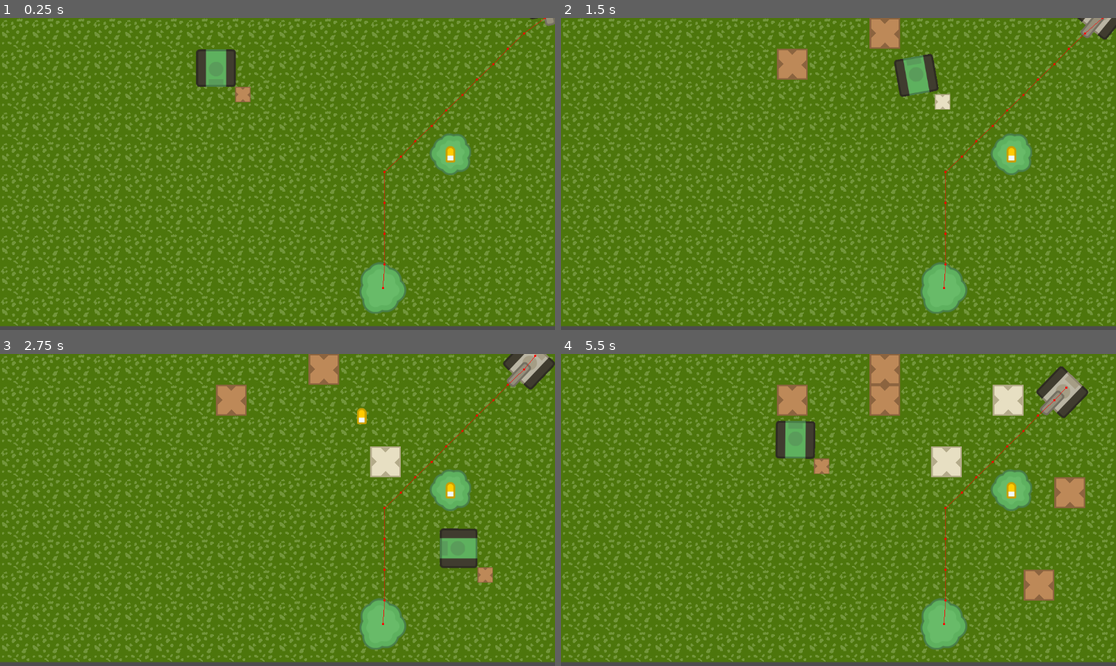
Above: before the commit, frames 1-4 (two rows, left to right).
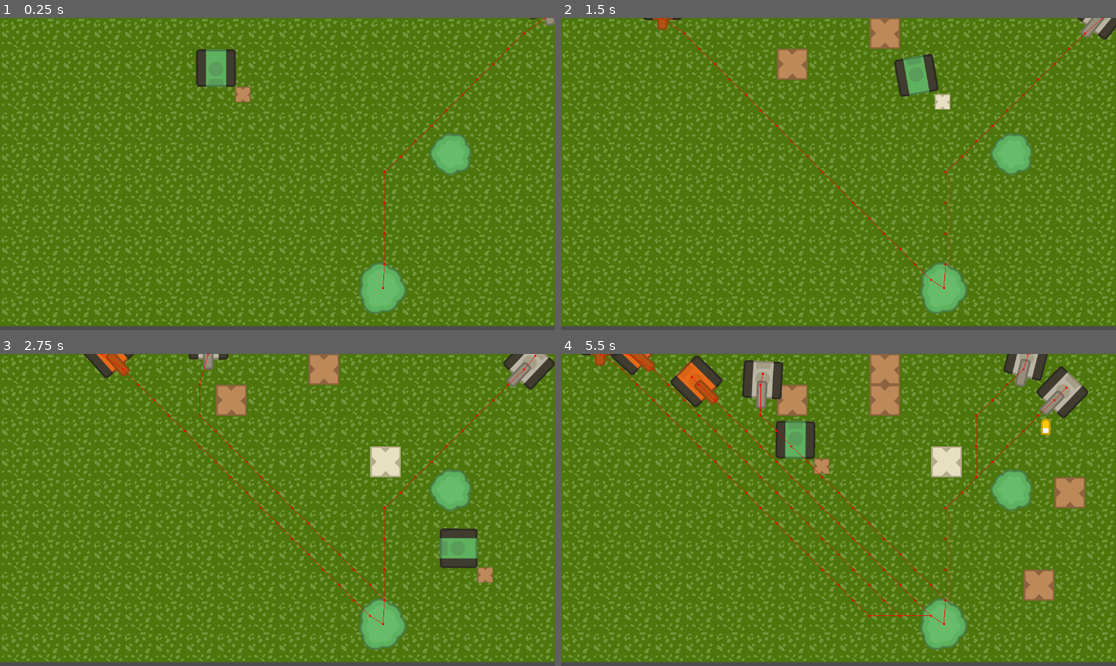
Above: after the commit, the same moments.

Repository: gerep/wall-and-order
Game: Godot game, scene res://scenes/level/level.tscn
Two runs of this game, one before a commit and one after it. Both use one fixed random seed, a clock stepped at 60 frames per second and the inputs below.
Inputs:
- Up to frame 1 (0.25 s): no input
- Up to frame 2 (1.5 s): tap Enter at 0.5 s; hold Right (ui_right) 0.53-1.28 s; hold Space (place) 0.53-1.28 s; hold Down (ui_down) from 1.28 s (still down); tap Space (place) at 1.35 s
- Up to frame 3 (2.75 s): release Down (ui_down) at 2.03 s; hold Right (ui_right) from 2.03 s (still down); hold Space (place) from 2.03 s (still down)
- Up to frame 4 (5.5 s): release Right (ui_right) at 2.78 s; release Space (place) at 2.78 s; hold Up (ui_up) 2.78-3.53 s; tap Space (place) at 2.85, 4.35 s; hold Space (place) 3.53-4.28 s; hold Left (ui_left) 3.53-5.03 s; hold Down (ui_down) from 5.03 s (still down); hold Space (place) from 5.03 s (still down)

The runs differ from the first frame. In frame 1, less than 0.1% of the frame differs, in the area x 80-83%, y 40-47%; in frame 2, 0.4%; in frame 3, 1.1%; in frame 4, 4.3%, in the area x 3-89%, y 0-87%.

Commit message:
tower shoots tanks

Diff:
--- a/scenes/level/level.tscn
+++ b/scenes/level/level.tscn
@@ -44,7 +44,6 @@
 tilemap_layer = NodePath("../GroundLayer")
 
 [node name="EnemySpawnTimer" type="Timer" parent="." unique_id=1393664805]
-wait_time = 10.0
 autostart = true
 
 [node name="Eagle" parent="." unique_id=1686697668 instance=ExtResource("4_hnne4")]
--- a/scenes/player/player.tscn
+++ b/scenes/player/player.tscn
@@ -9,8 +9,8 @@
 height = 62.0
 
 [node name="Player" type="CharacterBody2D" unique_id=424002728]
-collision_layer = 7
-collision_mask = 7
+collision_layer = 3
+collision_mask = 3
 script = ExtResource("1_dovo2")
 
 [node name="Sprite2D" type="Sprite2D" parent="." unique_id=1818491687]
--- a/scenes/towers/bullet/tower_bullet.gd
+++ b/scenes/towers/bullet/tower_bullet.gd
@@ -3,16 +3,25 @@
 
 var target_position: Vector2
 var speed: int = 300
+var direction: Vector2
+var life_time: float
 
 
 func _ready() -> void:
 	body_entered.connect(_on_body_entered)
 
 
-func _on_body_entered(_body: Node2D) -> void:
+func _on_body_entered(body: Node2D) -> void:
+	body.queue_free()
 	queue_free()
 
 
 func _process(delta: float) -> void:
-	var direction = (target_position - position).normalized()
+	life_time += delta
+	if life_time >= 2:
+		call_deferred(&"queue_free")
+		return
+
+	if direction == Vector2.ZERO:
+		direction = (target_position - position).normalized()
 	position += direction * speed * delta
--- a/scenes/towers/tower.gd
+++ b/scenes/towers/tower.gd
@@ -1,16 +1,37 @@
 extends StaticBody2D
+class_name Tower
 
 @onready var area2D: Area2D = $Area2D
+@onready var shooting_timer: Timer = $ShootingTimer
 
 const BULLET_SCENE = preload("uid://ce2yywdbrmmiv")
+
+var targets: Array[Node2D]
 
 
 func _ready() -> void:
 	area2D.body_entered.connect(_on_body_entered)
+	area2D.body_exited.connect(_on_body_exited)
+	shooting_timer.timeout.connect(_on_shooting_timer_timeout)
+
+
+func _shoot() -> void:
+	if targets.is_empty():
+		return
+
+	var bullet_scene: TowerBullet = BULLET_SCENE.instantiate()
+	bullet_scene.target_position = targets[0].global_position
+	get_parent().call_deferred("add_child", bullet_scene)
+	bullet_scene.position = position
 
 
 func _on_body_entered(body: Node2D) -> void:
-	var bullet_scene: TowerBullet = BULLET_SCENE.instantiate()
-	bullet_scene.target_position = body.position
-	get_parent().call_deferred("add_child", bullet_scene)
-	bullet_scene.position = position
+	targets.push_back(body)
+
+
+func _on_body_exited(body: Node2D) -> void:
+	targets.erase(body)
+
+
+func _on_shooting_timer_timeout() -> void:
+	_shoot()
--- a/scenes/towers/tower.tscn
+++ b/scenes/towers/tower.tscn
@@ -10,16 +10,24 @@
 radius = 226.00221
 
 [node name="Tower" type="StaticBody2D" unique_id=1628834733]
+collision_layer = 0
+collision_mask = 4
 script = ExtResource("1_g767u")
 
 [node name="CollisionShape2D" type="CollisionShape2D" parent="." unique_id=2066910579]
-visible = false
 shape = SubResource("CircleShape2D_g767u")
+disabled = true
 
 [node name="Sprite2D" type="Sprite2D" parent="." unique_id=975972842]
 texture = ExtResource("1_by3tn")
 
 [node name="Area2D" type="Area2D" parent="." unique_id=634706983]
+collision_layer = 4
+collision_mask = 4
 
 [node name="CollisionShape2D" type="CollisionShape2D" parent="Area2D" unique_id=293955378]
+position = Vector2(0, 1)
 shape = SubResource("CircleShape2D_vfpy0")
+
+[node name="ShootingTimer" type="Timer" parent="." unique_id=1914182226]
+autostart = true
